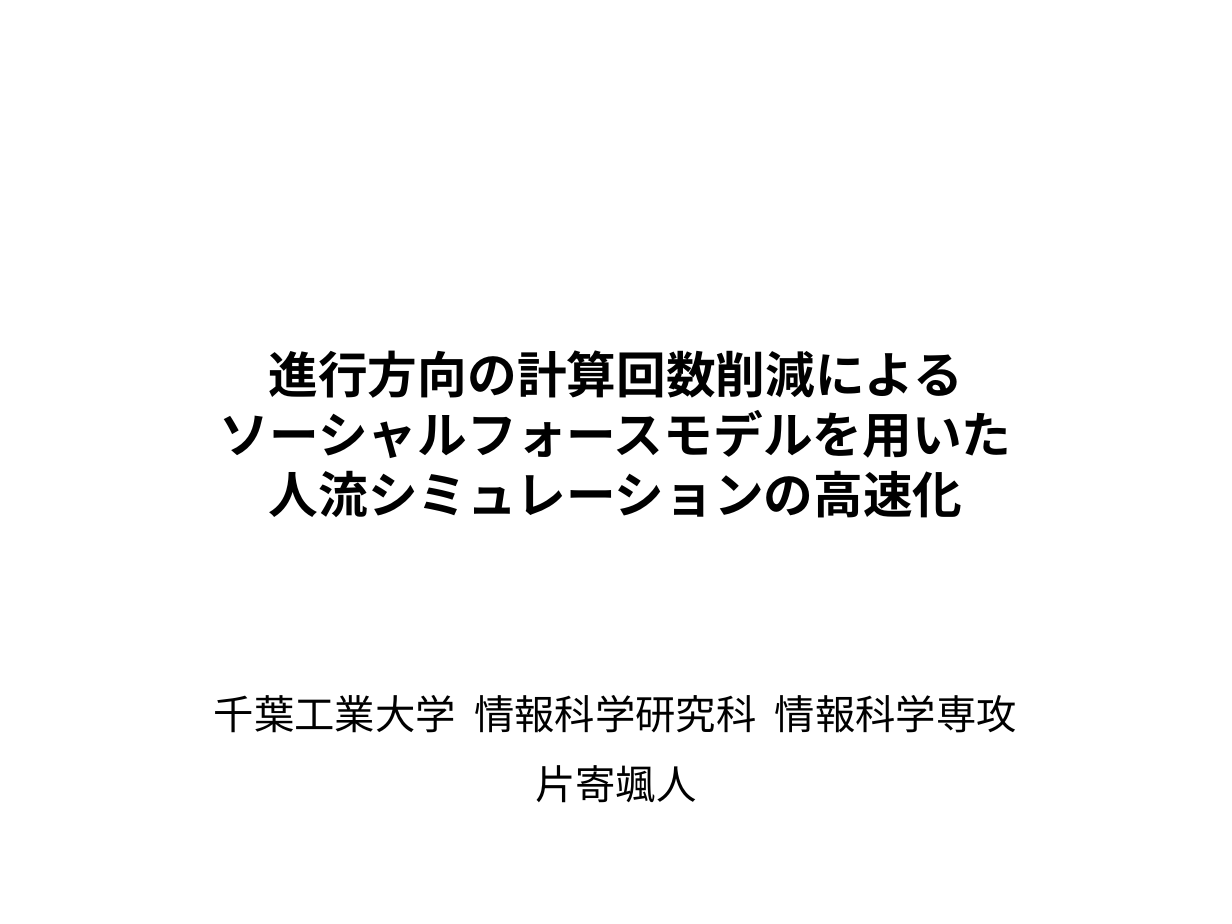
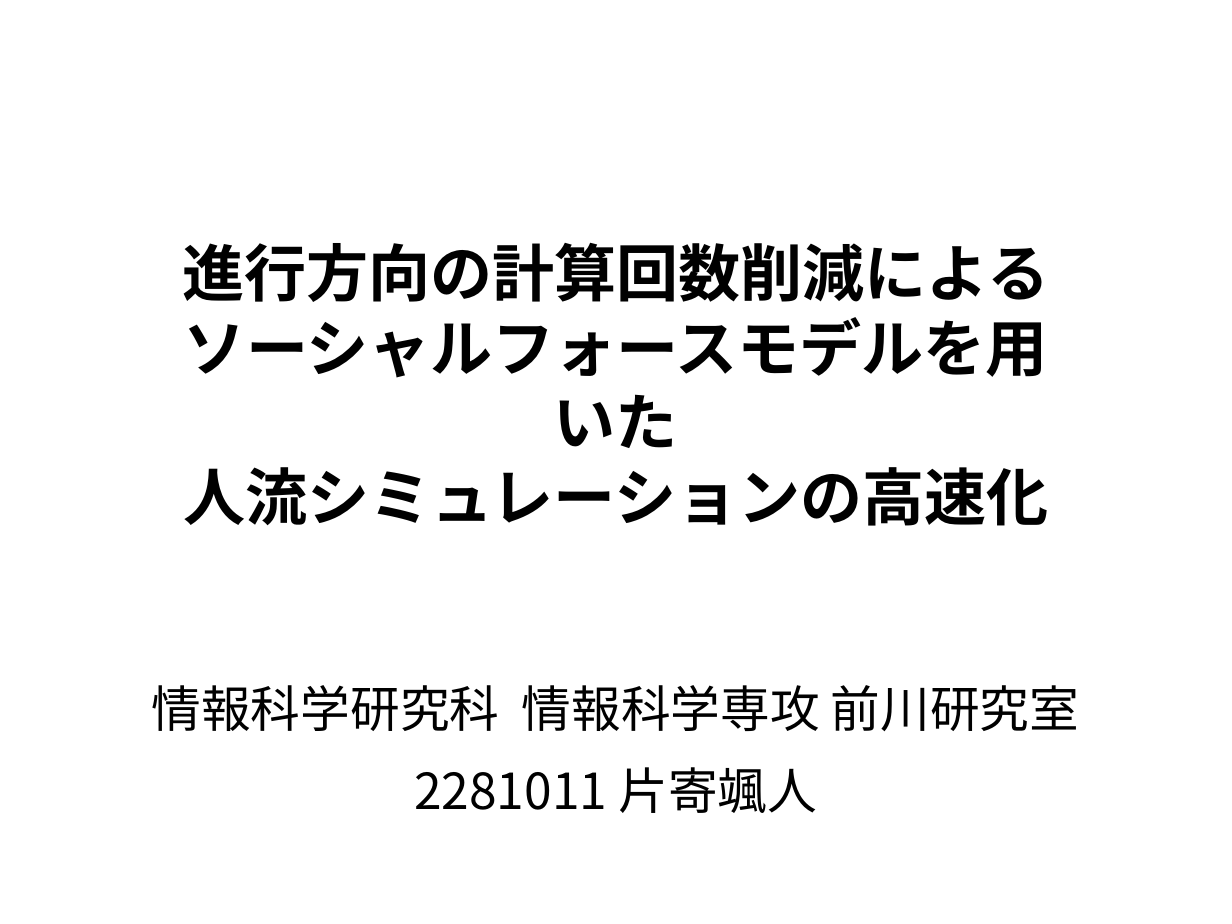
Before and after one commit to payao8810/shuron, a slide deck: slide 1 of slide.odp. Drawn at 1232x924 pixels with LibreOffice and Linux fonts; fonts in the diff are those of the drawing. Boxes give left, top, right and bottom in pixels: in the first picture for what was removed or moved away, otherwise in the second. Text is boxed around its words. In the diff, an @@ line names an element or a change of style, - is before the commit and + after.

```diff
--- a/slide.odp
+++ b/slide.odp
@@ title "進行方向の計算回数削減による ソーシャルフォースモデルを用いた 人流シミュレーションの高速化": place and size @@
-title "進行方向の計算回数削減による ソーシャルフォースモデルを用いた 人流シミュレーションの高速化" at (220,350,1012,518)
+title "進行方向の計算回数削減による ソーシャルフォースモデルを用いた 人流シミュレーションの高速化" at (183,242,1049,526)
@@ title "進行方向の計算回数削減による ソーシャルフォースモデルを用いた 人流シミュレーションの高速化" at (183,242,1049,526): size 32 to 40 pt; more space between paragraphs @@
@@ subtitle at (152,685,1079,813): text changed; size 26 to 32 pt @@
-千葉工業大学 情報科学研究科 情報科学専攻
-片寄颯人
+情報科学研究科 情報科学専攻 前川研究室
+2281011 片寄颯人
```
Also in this commit, not shown: 26 other slides changed, 17 slides added, 6 slides removed.
